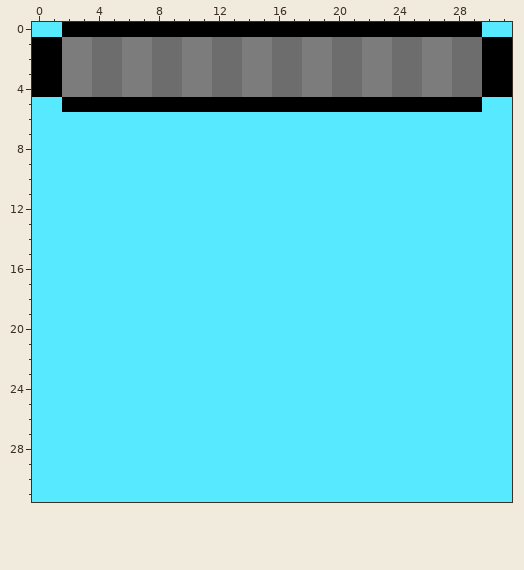
One commit to this pixel-art sprite: Placeholders/Plataforma.png. That is the earlier state.
The file is 128x128 pixels, drawn in blocks of 4x4; one block is one cell here.
After:
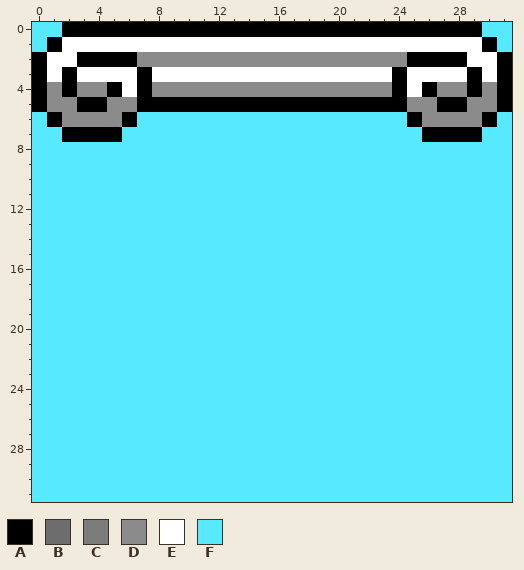
Palette (. is transparent): A #000000  B #6d6d6d  C #7c7c7c  D #8b8b8b  E #ffffff  F #56e9ff
Change:
Changed rows in their new state; - is an unchanged pixel.
first column x 0:
 1 F-EEEEEEEEEEEEEEEEEEEEEEEEEEEE-F
 2 -EEAAAADDDDDDDDDDDDDDDDDDAAAAEE-
 3 -EAEEEEAEEEEEEEEEEEEEEEEAEEEEAE-
 4 -DADDAEADDDDDDDDDDDDDDDDAEADDAD-
 5 ADD--DD------------------DD--DDA
 6 -ADDDDA------------------ADDDDA-
 7 --AAAA--------------------AAAA--
Where, in picture pixels (left, top, right, bottom), the same in both pictures:
changed: (32, 37, 512, 142)
